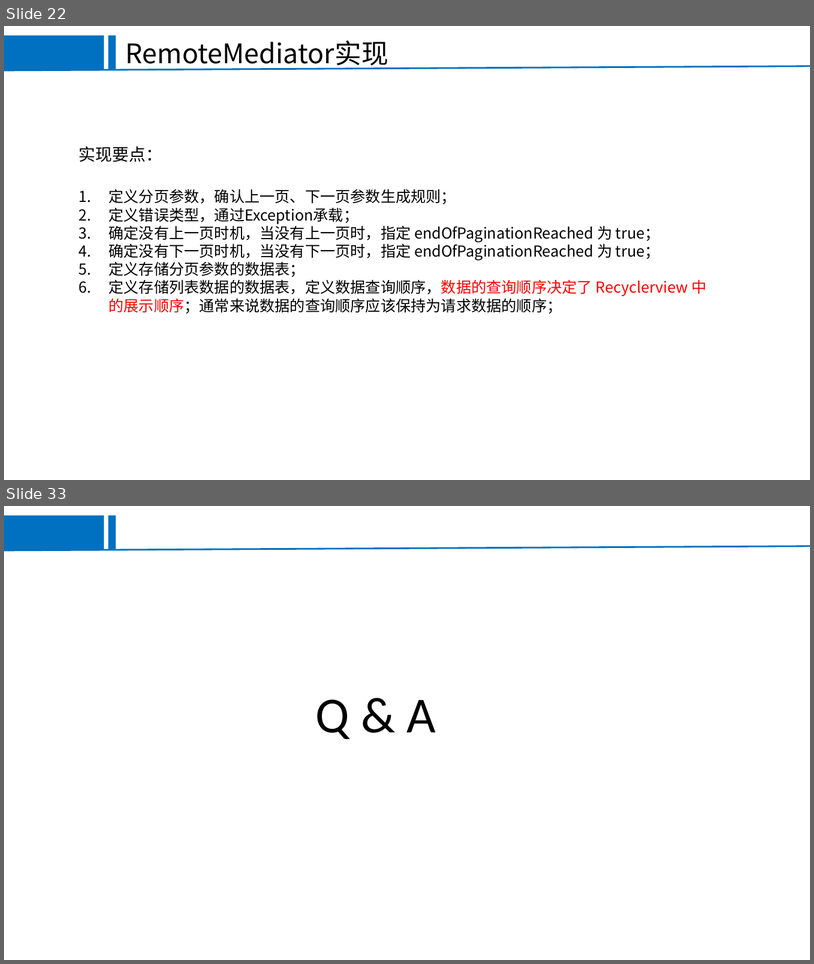
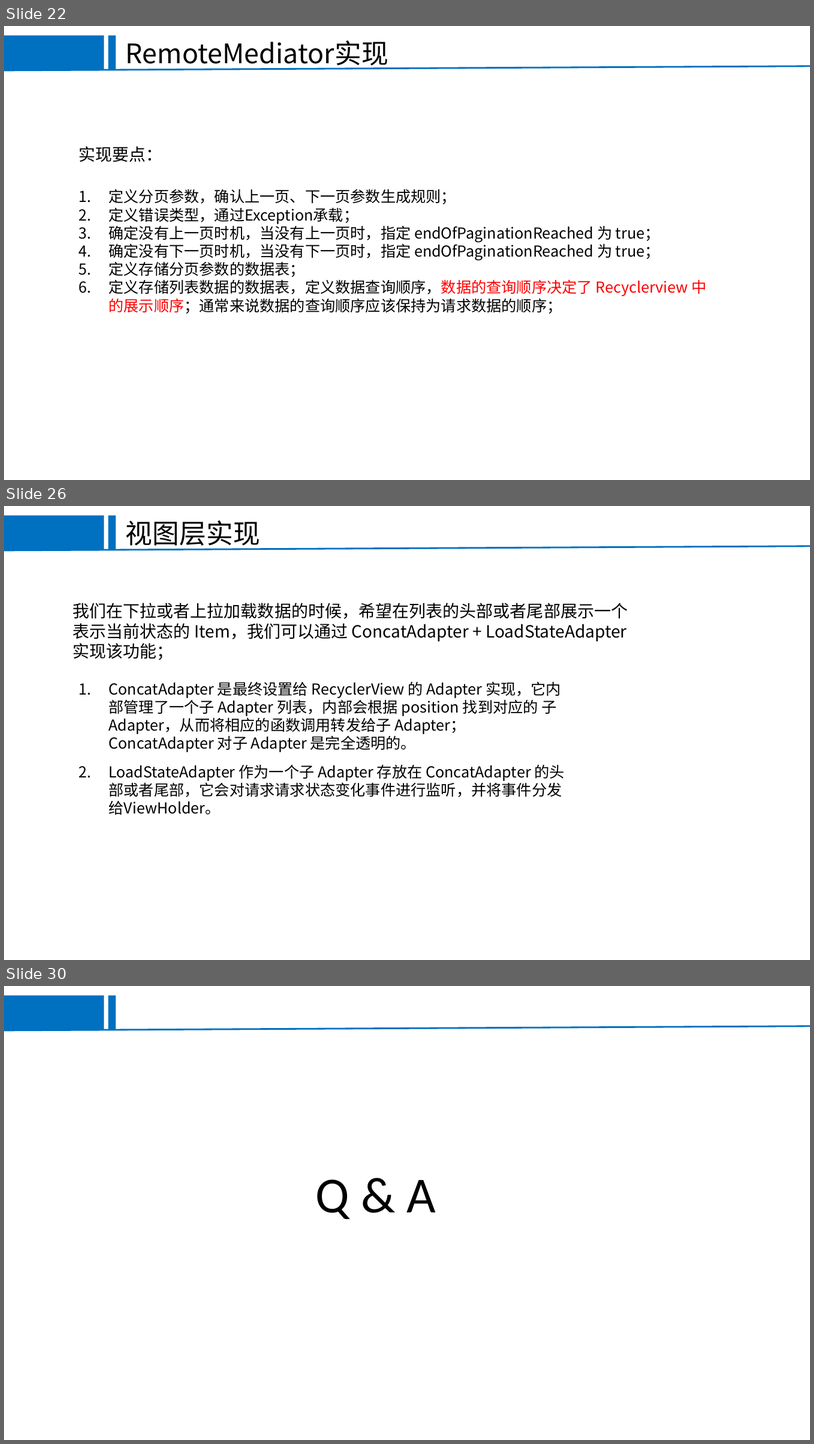
Before and after one commit to EricHyh/KtDemoCollection, a slide deck: paging3demo/Paging.ppt. Shown one above the other, each under a label of ours: slides 22 and 33 before the commit, slides 22, 26 and 30 after it; the slides between them are not shown. The pictures are 814x964 and 814x1444 pixels, drawn with LibreOffice and Linux fonts; fonts in the diff are those of the drawing; background and template pictures are left out. Boxes give left, top, right and bottom in pixels: in the first picture for what was removed or moved away, otherwise in the second. Text is boxed around its words. In the diff, an @@ line names an element or a change of style, - is before the commit and + after.

```diff
--- a/paging3demo/Paging.ppt
+++ b/paging3demo/Paging.ppt
@@ slide 26 added at (4, 506, 810, 960), background #FFFFFF; not listed: 3 template elements that a slide beside it also shows @@
@@ text added at (126, 520, 260, 550), 32 pt, text #000000 @@
+视图层实现
@@ text added at (72, 603, 628, 660), 20 pt, text #000000 @@
+我们在下拉或者上拉加载数据的时候，希望在列表的头部或者尾部展示一个表示当前状态的 Item，我们可以通过 ConcatAdapter + LoadStateAdapter 实现该功能；
@@ text added at (108, 681, 564, 814), 18 pt, text #000000 @@
+1. ConcatAdapter 是最终设置给 RecyclerView 的 Adapter 实现，它内部管理了一个子 Adapter 列表，内部会根据 position 找到对应的 子Adapter，从而将相应的函数调用转发给子 Adapter； ConcatAdapter 对子 Adapter 是完全透明的。
+2. LoadStateAdapter 作为一个子 Adapter 存放在 ConcatAdapter 的头部或者尾部，它会对请求请求状态变化事件进行监听，并将事件分发给ViewHolder。
@@ what was slide 33 is now slide 30 @@
```
Also in this commit, not shown: 5 slides changed, 5 other slides added, 9 slides removed, 4 other files.
